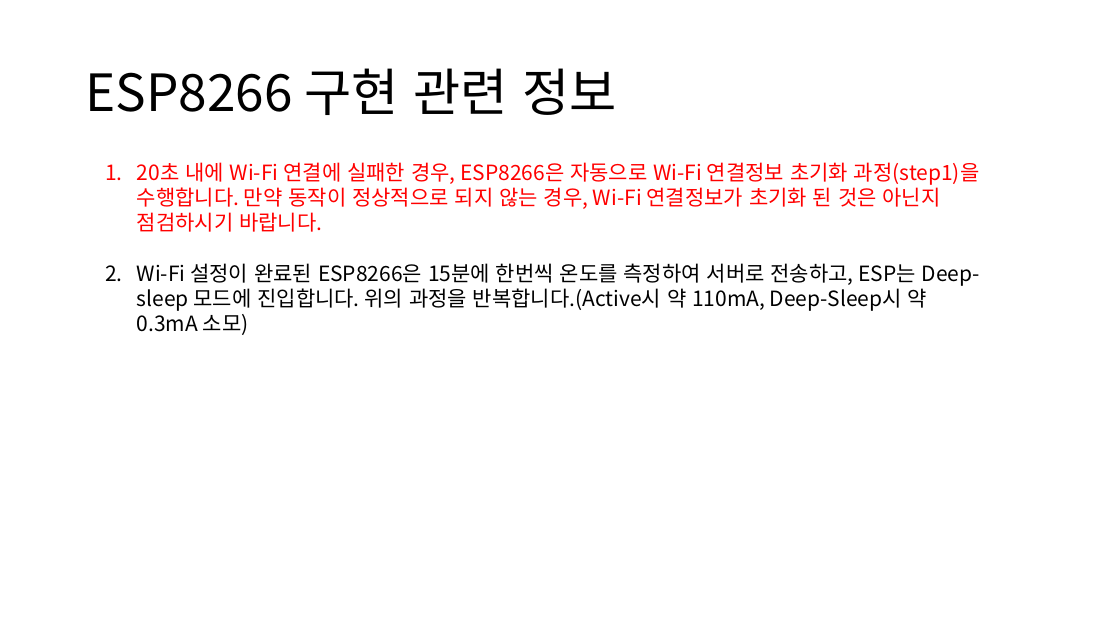
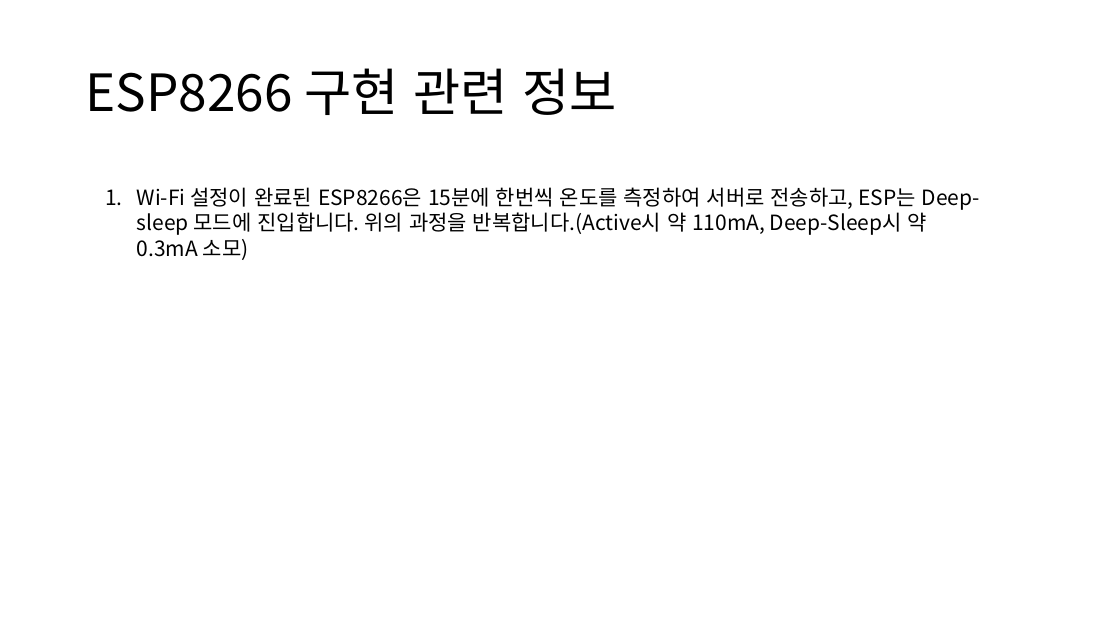
Before and after one commit to cwal1220/TemperatureLoger, a slide deck: slide 6 of User Guide for Temp Loger.pptx. Drawn at 1120x630 pixels with LibreOffice and Linux fonts; fonts in the diff are those of the drawing. Boxes give left, top, right and bottom in pixels: in the first picture for what was removed or moved away, otherwise in the second. Text is boxed around its words. In the diff, an @@ line names an element or a change of style, - is before the commit and + after.

```diff
--- a/User Guide for Temp Loger.pptx
+++ b/User Guide for Temp Loger.pptx
@@ text at (137,162,979,232): paragraph removed @@
-1. 20초 내에 Wi-Fi 연결에 실패한 경우, ESP8266은 자동으로 Wi-Fi 연결정보 초기화 과정(step1)을 수행합니다. 만약 동작이 정상적으로 되지 않는 경우, Wi-Fi 연결정보가 초기화 된 것은 아닌지 점검하시기 바랍니다.
```
Also in this commit, not shown: 1 other file.
